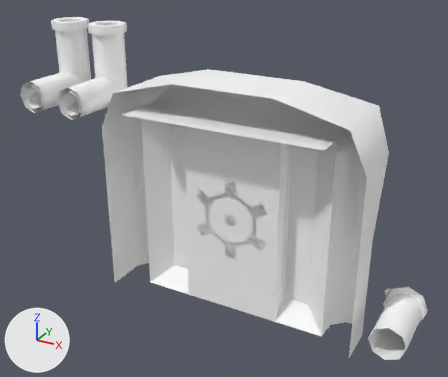
Before and after pictures for a commit that changed the FBX model Assets/Models/Environment/Unique/DungeonEntrance_1.fbx.
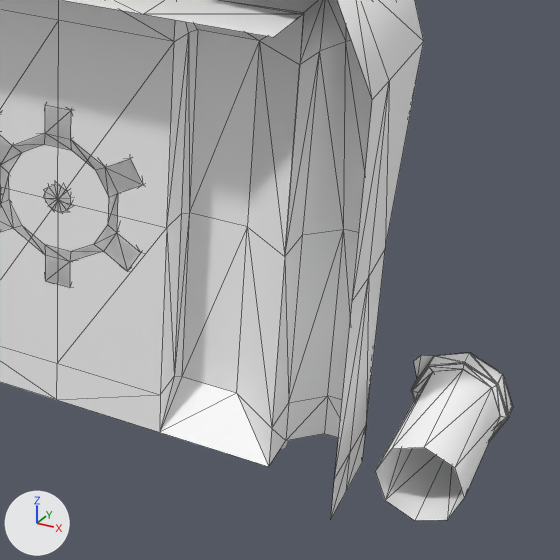
Old and new are each drawn whole from a camera (50 mm lens) standing at (7.62, -14.97, 11.1) and looking at (-0.53, -0.16, 3.69) and again close up on the part from 46% to 100% of the width and 36% to 100% of the height. The axes (+X, +Y, +Z) are drawn at lower left. The lights are the same throughout. The close-ups show mesh edges as thin lines. Where no turn or scale is listed for an object, it has been applied to the vertices. Vertices at the same position are counted once.

Names of what the first close-up shows: 'Cog', 'Door', 'Frame'.
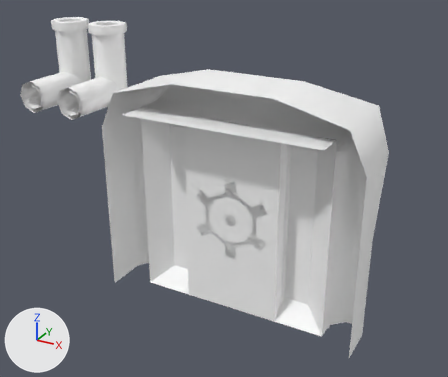
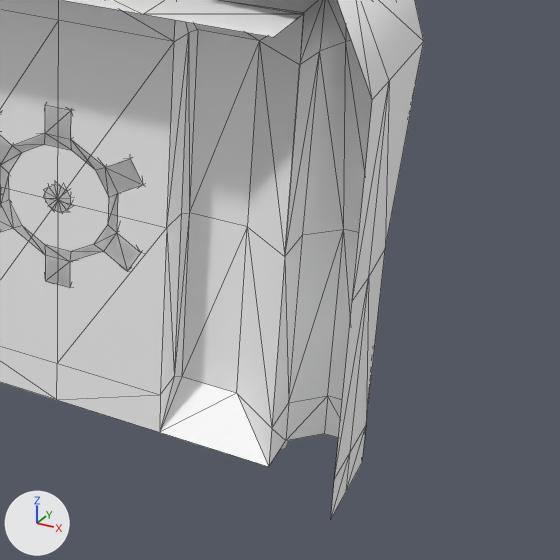
Diff of the bpy script that builds the scene:
```diff
--- a/Assets/Models/Environment/Unique/DungeonEntrance_1.fbx.py
+++ b/Assets/Models/Environment/Unique/DungeonEntrance_1.fbx.py
@@ me_mesh @@
 me_mesh.from_pydata(...)  # 392 vertices, 686 faces; spans x -7.09..5.59, y -1.5..1.32, z 0.0..8.06
 # used by ob_frame; location = (0.0, 0.0, 0.0)
+# me_mesh part 1: the loose piece of 97 vertices spanning x 4.29..5.59, y -1.5..0.81, z 0.41..1.59 is deleted
 me_mesh.materials.append(mat_dungeonentrance_1_material)
-me_mesh.materials.append(mat_pipe_exploded_material)  # white #ffffff
 me_mesh.materials.append(mat_pipe_corner_material)
```

Where the change shows, as pixel boxes [x1, y1, x2, y2] in the close-ups (560 x 560 px):
'Frame', reshaped
    before: [224, 0, 513, 521]
    after: [224, 0, 424, 518]
part 1 of me_mesh, deleted
    before: [375, 352, 513, 521]
